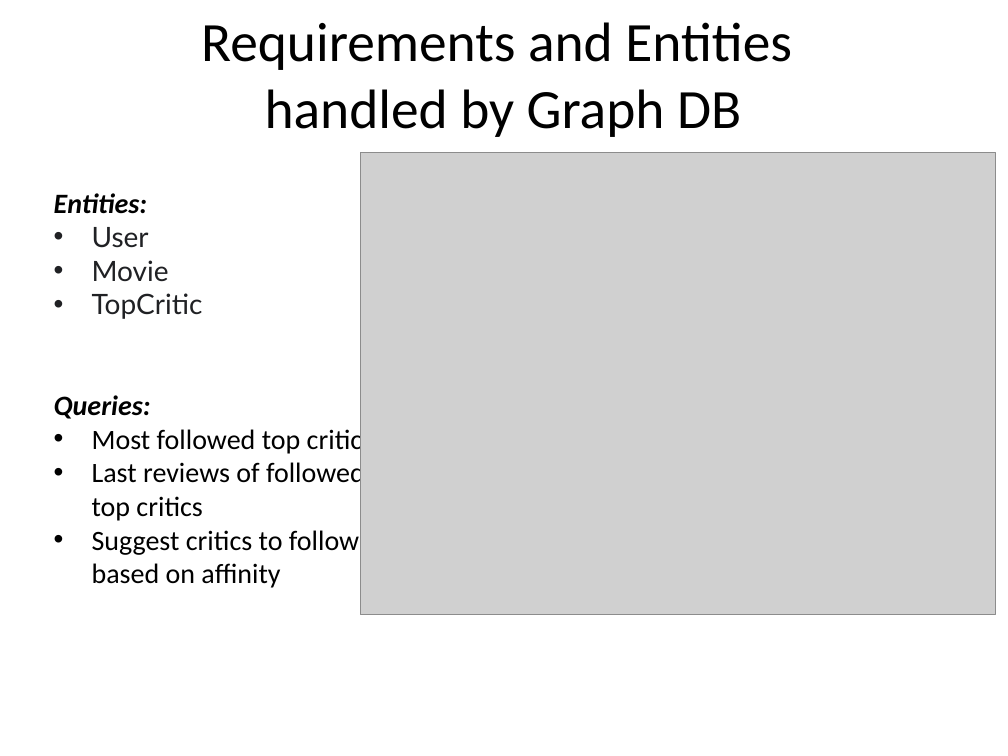
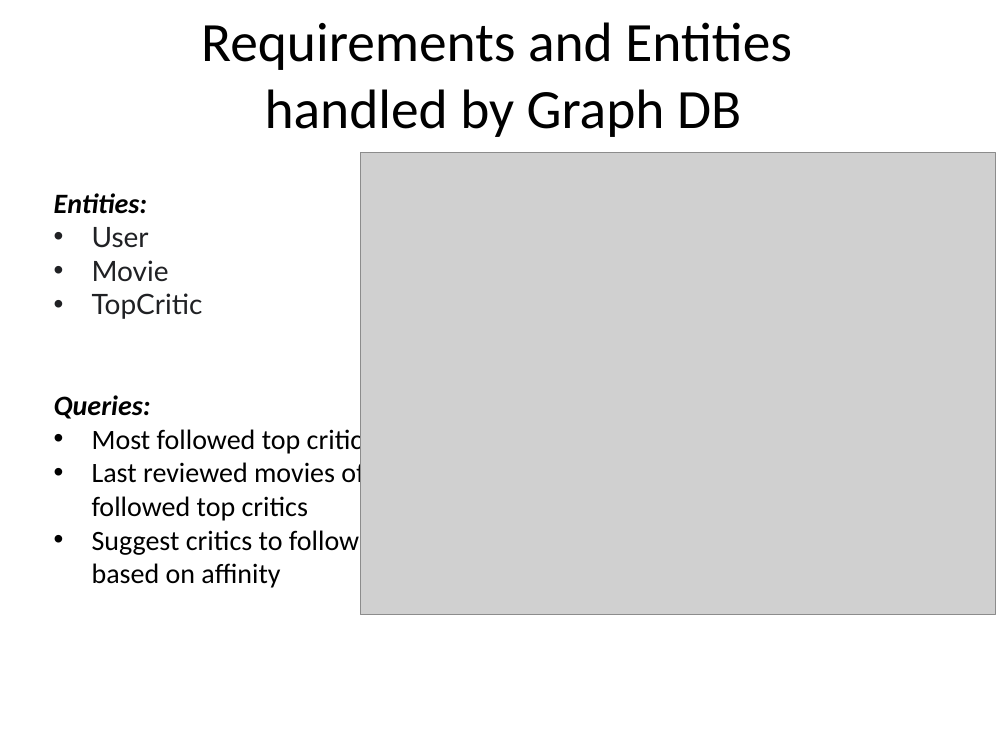
Before and after one commit to glmquint/RottenMovies, a slide deck: slide 7 of Presentazione.pptx. Drawn at 1008x756 pixels with LibreOffice and Linux fonts; fonts in the diff are those of the drawing; grey boxes stand for pictures; background and template pictures are left out. Boxes give left, top, right and bottom in pixels: in the first picture for what was removed or moved away, otherwise in the second. Text is boxed around its words. In the diff, an @@ line names an element or a change of style, - is before the commit and + after.

```diff
--- a/Presentazione.pptx
+++ b/Presentazione.pptx
@@ text at bbox=[92, 459, 364, 521]: text changed @@
-• Last reviews of followed top critics
+• Last reviewed movies of followed top critics
```
Also in this commit, not shown: 1 other slide changed.
